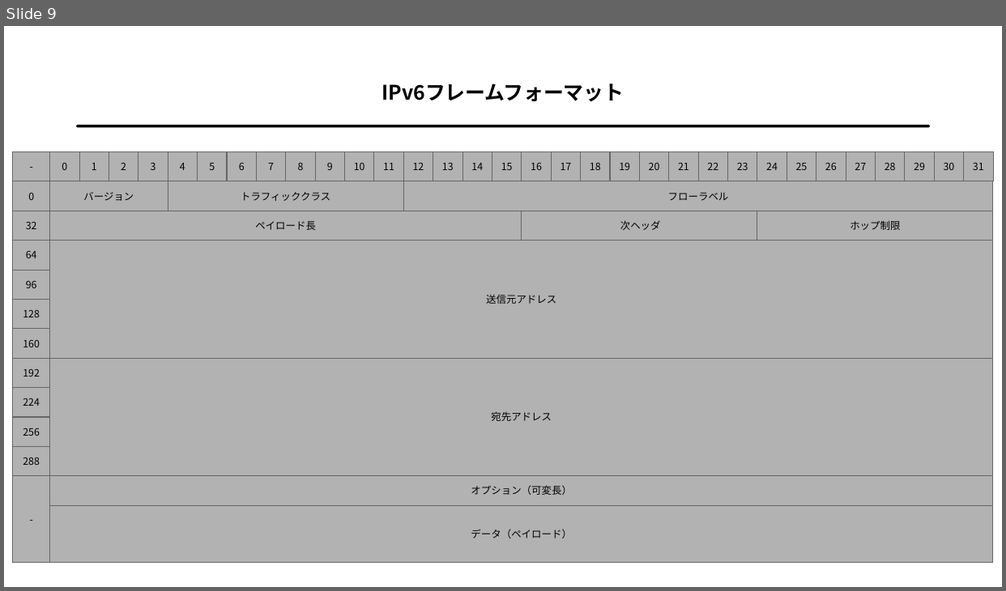
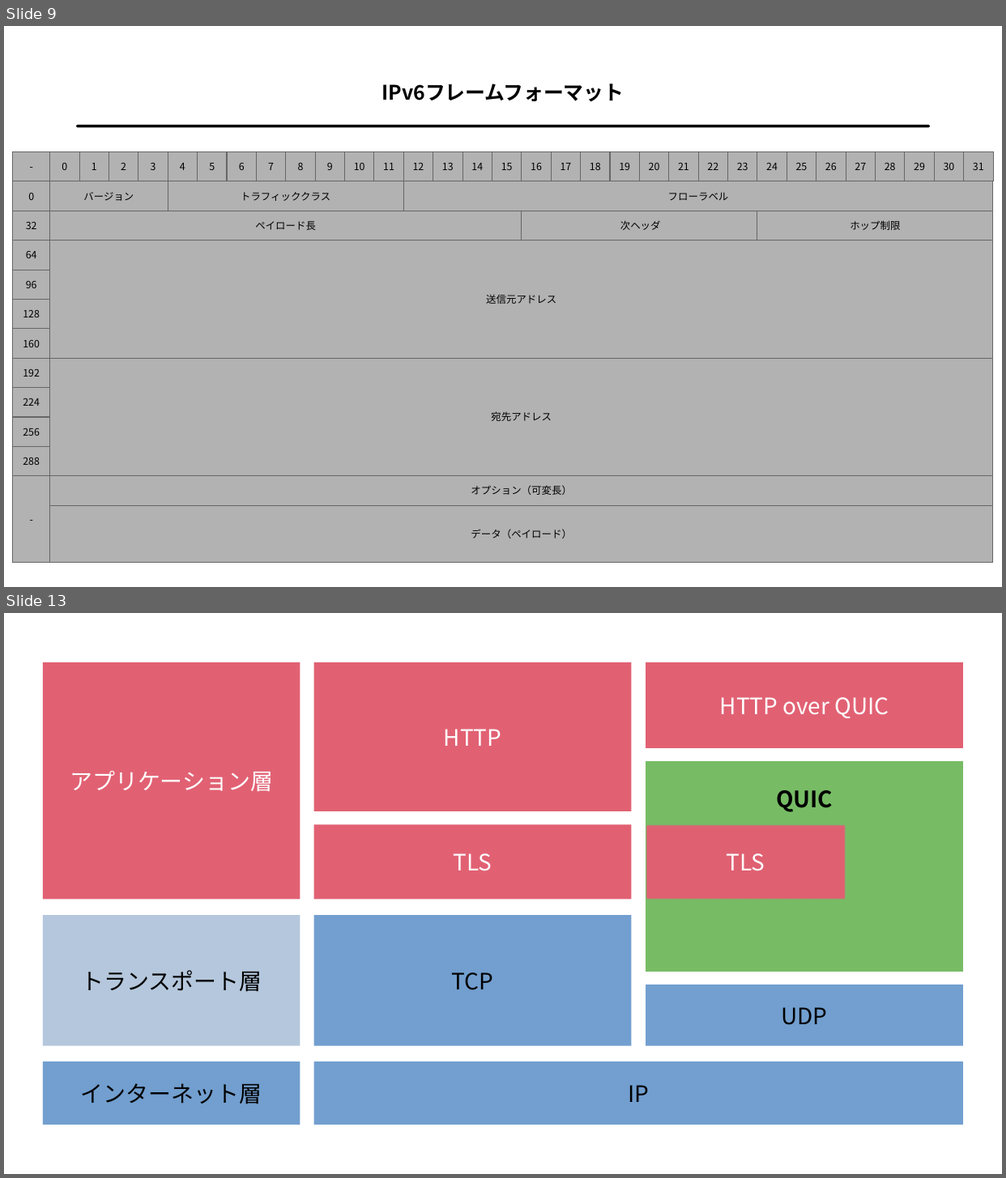
Before and after one commit to ichigo-1125/knowledge, a slide deck: assets/internet.odp. Shown one above the other, each under a label of ours: slide 9 before the commit, slides 9 and 13 after it; the slides between them are not shown. The pictures are 1006x591 and 1006x1178 pixels, drawn with LibreOffice and Linux fonts; fonts in the diff are those of the drawing. Boxes give left, top, right and bottom in pixels: in the first picture for what was removed or moved away, otherwise in the second. Text is boxed around its words. In the diff, an @@ line names an element or a change of style, - is before the commit and + after.

```diff
--- a/assets/internet.odp
+++ b/assets/internet.odp
@@ slide 13 added at [4,613,1002,1174], background #FFFFFF @@
@@ rectangle added at [43,662,300,900], fill #E16173, 18 pt, text #FFFFFF @@
+アプリケーション層
@@ rectangle added at [313,662,632,812], fill #E16173, 18 pt, text #FFFFFF @@
+HTTP
@@ rectangle added at [646,662,964,749], fill #E16173, 18 pt, text #FFFFFF @@
+HTTP over QUIC
@@ rectangle added at [646,761,964,972], fill #77BC65, 18 pt, text #000000, bold @@
+QUIC
@@ rectangle added at [313,825,632,899], fill #E16173, 18 pt, text #FFFFFF @@
+TLS
@@ rectangle added at [646,825,846,899], fill #E16173, outline #999999 0.99 pt, 18 pt, text #FFFFFF @@
+TLS
@@ rectangle added at [43,915,300,1047], fill #B4C7DC, 18 pt, text #000000 @@
+トランスポート層
@@ rectangle added at [313,915,632,1047], fill #729FCF, 18 pt, text #000000 @@
+TCP
@@ rectangle added at [646,985,964,1047], fill #729FCF, 18 pt, text #000000 @@
+UDP
@@ rectangle added at [43,1063,300,1126], fill #729FCF, 18 pt, text #000000 @@
+インターネット層
@@ rectangle added at [313,1063,963,1126], fill #729FCF, 18 pt, text #000000 @@
+IP
```
Also in this commit, not shown: 1 slide changed, 3 other slides added, 8 other files.
